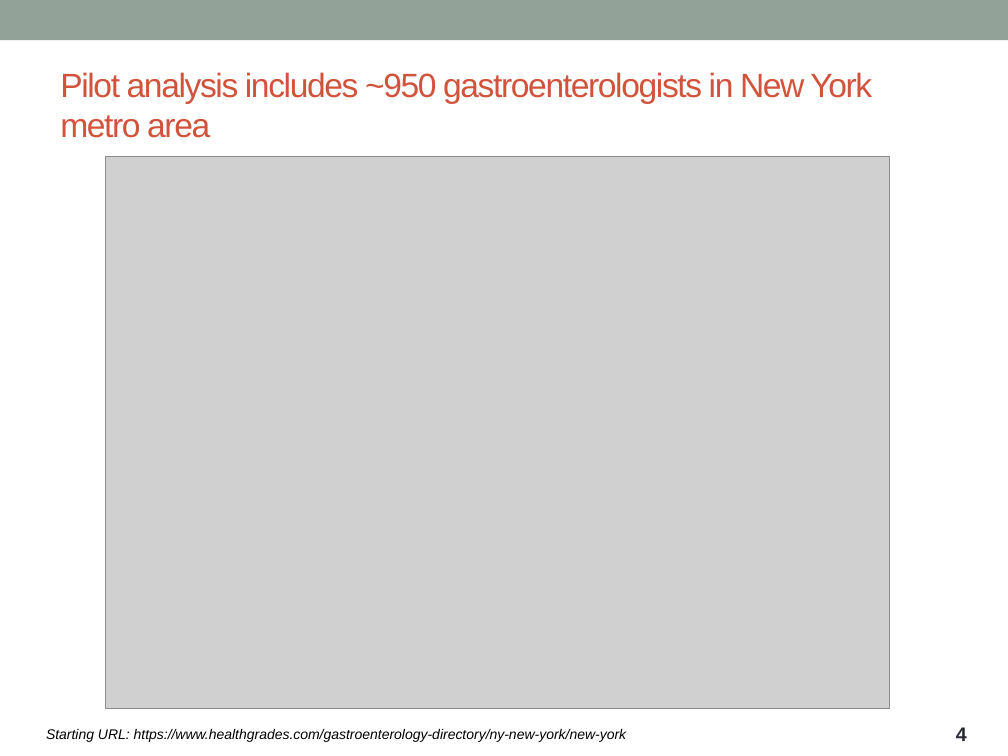
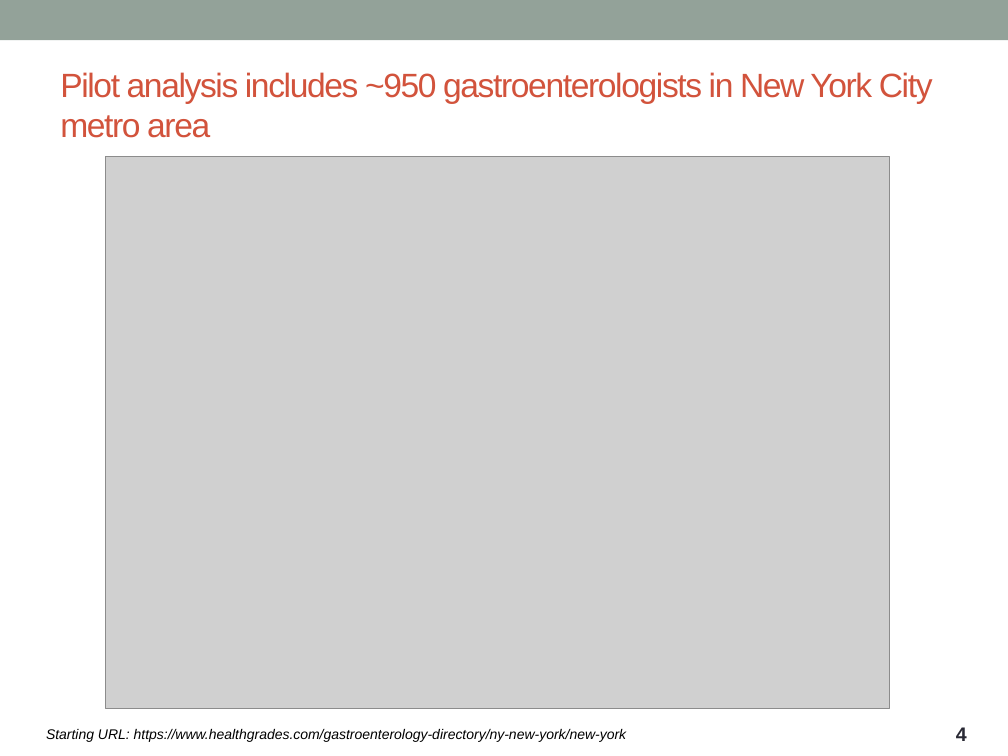
Before and after one commit to ntdsyq/webscraping_healthgrades, a slide deck: slide 4 of 2019-01-28 Webscraping project presentation (healthgrades physician reviews).pptx. Drawn at 1008x756 pixels with LibreOffice and Linux fonts; fonts in the diff are those of the drawing; grey boxes stand for pictures. Boxes give left, top, right and bottom in pixels: in the first picture for what was removed or moved away, otherwise in the second. Text is boxed around its words. In the diff, an @@ line names an element or a change of style, - is before the commit and + after.

Commit message:
modified scrapy scripts to obtain cardiologist data, re-ran analysis for cardiologists

```diff
--- a/2019-01-28 Webscraping project presentation (healthgrades physician reviews).pptx
+++ b/2019-01-28 Webscraping project presentation (healthgrades physician reviews).pptx
@@ text at (60,72,933,138): text changed @@
-Pilot analysis includes ~950 gastroenterologists in New York metro area
+Pilot analysis includes ~950 gastroenterologists in New York City metro area
```
Also in this commit, not shown: 3 other slides changed, 4 slides added, 9 other files.
